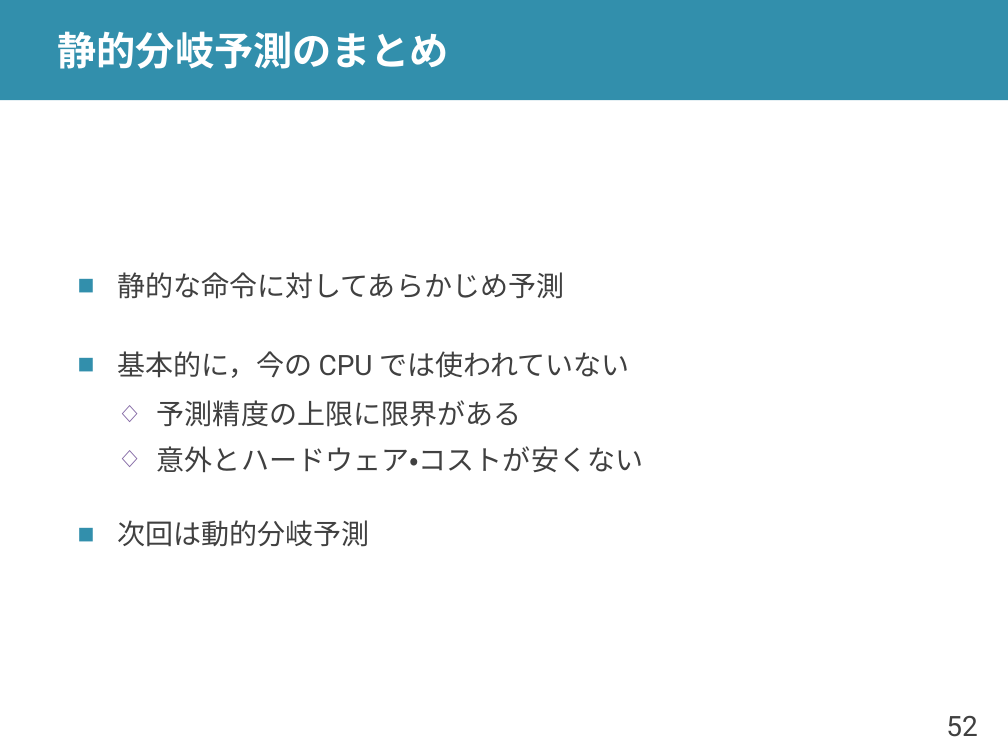
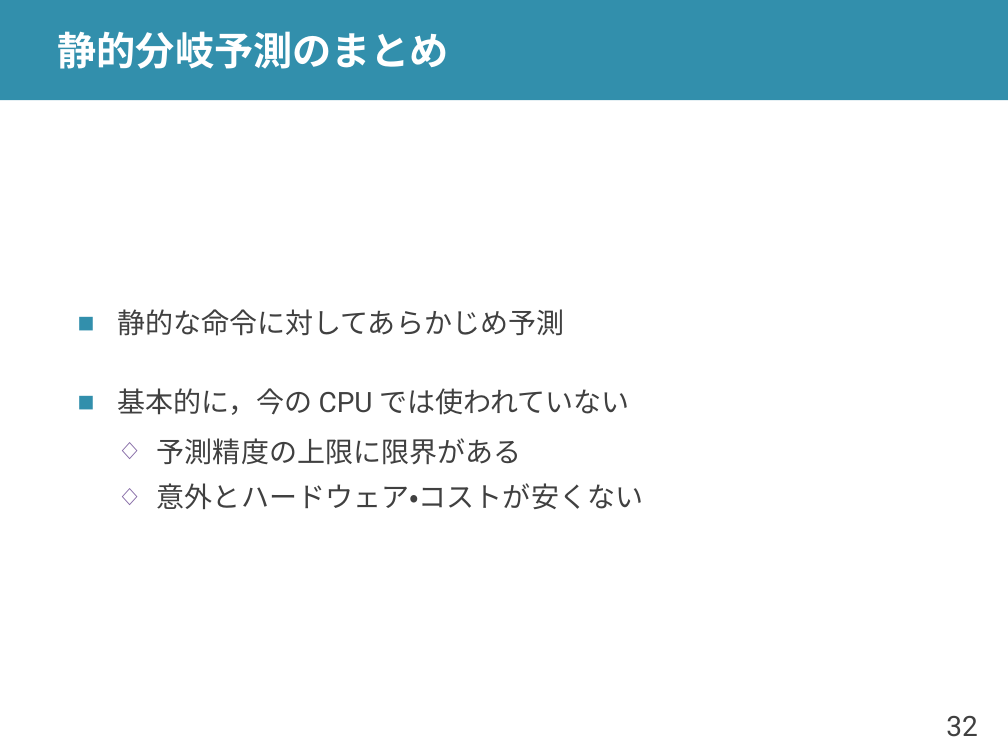
Before and after one commit to shioyadan/advanced-computer-organization, a slide deck: slide 32 of aco-shioya-06.pptx (slide 52 before the commit). Drawn at 1008x756 pixels with LibreOffice and Linux fonts; fonts in the diff are those of the drawing. Boxes give left, top, right and bottom in pixels: in the first picture for what was removed or moved away, otherwise in the second. Text is boxed around its words. In the diff, an @@ line names an element or a change of style, - is before the commit and + after.

```diff
--- a/aco-shioya-06.pptx
+++ b/aco-shioya-06.pptx
@@ text at bbox=[117, 520, 369, 547]: paragraph removed @@
-■ 次回は動的分岐予測
@@ page number at bbox=[946, 716, 977, 737]: text changed @@
-52
+32
```
Also in this commit, not shown: 8 other slides changed, 15 slides added, 19 slides removed, 1 other file.
